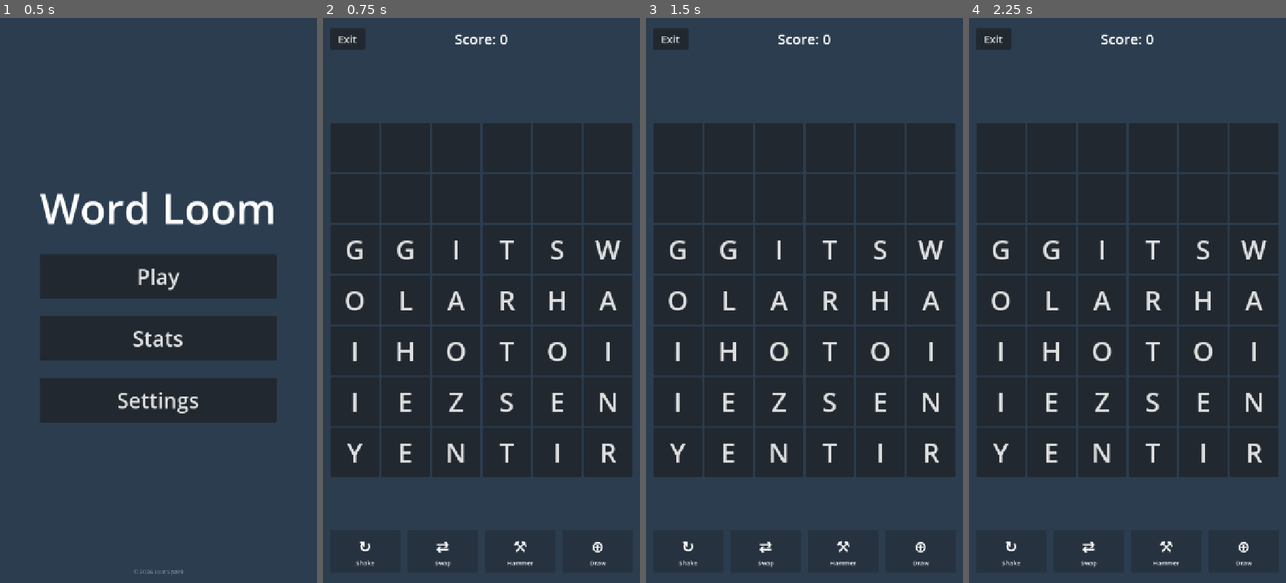
Above: before the commit, frames 1-4 (left to right).
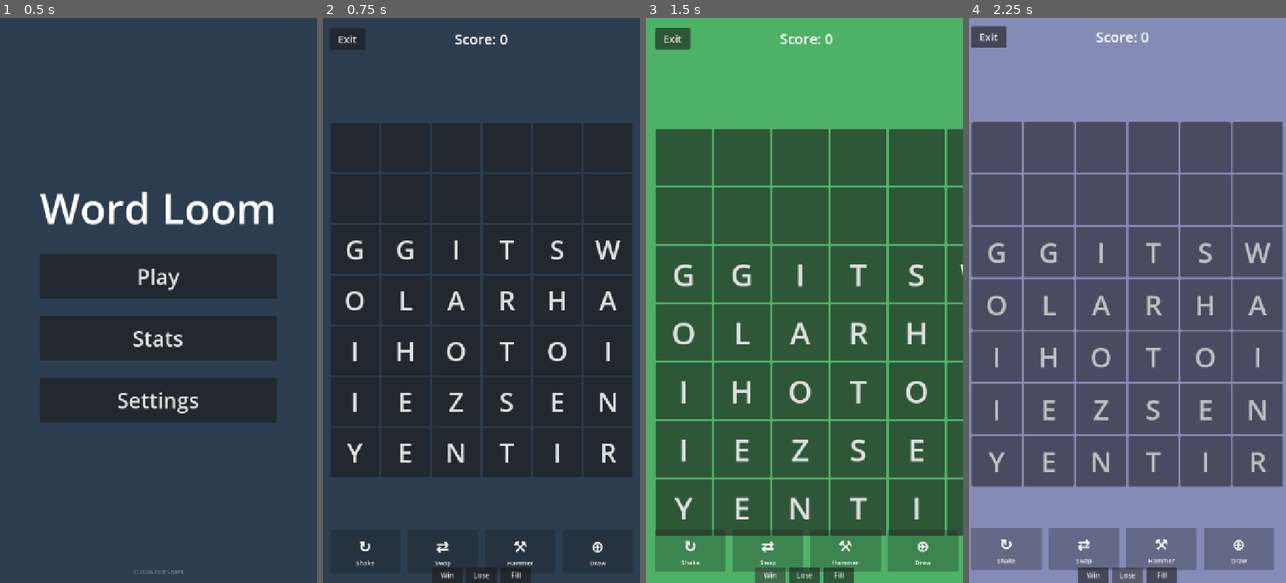
Above: after the commit, the same moments.

Repository: lux-sp4rk/wrdfall
Game: Godot game, scene res://scenes/Home.tscn
The game is run twice, just before and just after one commit, with the same random seed, the same clock (stepped at 60 frames per second) and the same inputs.
Inputs (mouse positions are in pixels of both pictures, inside the frame that each line leads up to):
- Up to frame 1 (0.5 s): no input
- Up to frame 2 (0.75 s): click "Play" at 0.5 s
- Up to frame 3 (1.5 s): click (769, 577) at 1.25 s, where only the run after the commit has a clickable "Win"
- Up to frame 4 (2.25 s): click (1127, 577) at 2 s, where only the run after the commit has a clickable "Lose"

Frame 1 is identical in both runs. In frame 2, 0.6% of the frame differs, in the area x 34-66%, y 97-100%; in frame 3, 99%; in frame 4, 99%, in the area x 0-100%, y 0-100%.

Commit message:
fix: use scene reload for restart to prevent zoomed-in grid on iPad
Replace manual state reset with get_tree().reload_current_scene()
for both retry and language switch. Eliminates layout corruption
caused by animations fighting the container layout system.

Also adds dev-only toolbar (Win/Lose/Fill) for faster testing.

Co-Authored-By: Claude Opus 4.6 <noreply@anthropic.com>

Diff:
--- a/godot/scripts/LoomDrop.gd
+++ b/godot/scripts/LoomDrop.gd
@@ -100,13 +100,50 @@
 	grid_center.resized.connect(_resize_grid)
 	call_deferred("_resize_grid")
 
+	# Dev toolbar (debug builds only)
+	if OS.is_debug_build():
+		_setup_dev_toolbar()
+
+func _setup_dev_toolbar() -> void:
+	var bar := HBoxContainer.new()
+	bar.name = "DevToolbar"
+	bar.set_anchors_preset(Control.PRESET_BOTTOM_WIDE)
+	bar.offset_top = -36
+	bar.alignment = BoxContainer.ALIGNMENT_CENTER
+	bar.add_theme_constant_override("separation", 8)
+	add_child(bar)
+
+	var win_btn := Button.new()
+	win_btn.text = "Win"
+	win_btn.custom_minimum_size = Vector2(70, 32)
+	win_btn.pressed.connect(_trigger_win)
+	bar.add_child(win_btn)
+
+	var lose_btn := Button.new()
+	lose_btn.text = "Lose"
+	lose_btn.custom_minimum_size = Vector2(70, 32)
+	lose_btn.pressed.connect(_trigger_game_over)
+	bar.add_child(lose_btn)
+
+	var fill_btn := Button.new()
+	fill_btn.text = "Fill"
+	fill_btn.custom_minimum_size = Vector2(70, 32)
+	fill_btn.pressed.connect(_debug_fill_grid)
+	bar.add_child(fill_btn)
+
+func _debug_fill_grid() -> void:
+	for row in range(ROWS):
+		for col in range(COLS):
+			if grid[row][col] == "":
+				grid[row][col] = _random_letter()
+	_update_grid_display()
+
 func _on_home_pressed() -> void:
 	get_tree().change_scene_to_file("res://scenes/Home.tscn")
 
 
 func _on_retry_pressed() -> void:
-	# Restart the game
-	_restart_game()
+	get_tree().reload_current_scene()
 
 
 func _on_quit_pressed() -> void:
@@ -114,39 +151,8 @@
 
 
 func _restart_with_language(code: String) -> void:
-	lang_config = LanguageConfig.get_config(code)
-	dictionary.reload(lang_config.wordlist_path, lang_config.extra_alpha)
-	_build_weighted_bag()
-
-	# Reset game state
-	score = 0
-	game_over = false
-	is_selecting = false
-	is_hammer_targeting = false
-	is_swap_targeting = false
-	swap_first_cell = Vector2i(-1, -1)
-	selected_path.clear()
-	_clear_rescue()
-
-	# Update UI labels
-	_set_button_content(shake_button, ICON_SHAKE, lang_config.ui_strings["shake"])
-	_set_button_content(hammer_button, ICON_HAMMER, lang_config.ui_strings["hammer"])
-	_set_button_content(swap_button, ICON_SWAP, lang_config.ui_strings["swap"])
-	_set_button_content(draw_more_button, ICON_DRAW_MORE, lang_config.ui_strings["draw_more"])
-	word_label.text = ""
-
-	_initialize_grid()
-	call_deferred("_resize_grid")
-	_update_score_display()
-	_update_shake_button()
-	_update_hammer_button()
-	_update_swap_button()
-	_update_draw_more_button()
-
-	# Restart the drop timer
-	if drop_timer:
-		drop_timer.stop()
-		drop_timer.start()
+	GameSettings.current_language = code
+	get_tree().reload_current_scene()
 
 
 func _build_weighted_bag() -> void:
@@ -1240,44 +1246,3 @@
 	game_over_modal.show()
 	var fade_tween := create_tween()
 	fade_tween.tween_property(game_over_modal, "modulate:a", 1.0, 0.3)
-
-
-func _restart_game() -> void:
-	# Hide modal
-	game_over_modal.hide()
-
-	# Reset game state
-	score = 0
-	game_over = false
-	is_selecting = false
-	is_hammer_targeting = false
-	is_swap_targeting = false
-	swap_first_cell = Vector2i(-1, -1)
-	selected_path.clear()
-	_clear_rescue()
-
-	# Reset visual state
-	background.color = Color(0.17, 0.24, 0.31)  # Original slate color
-	margin_container.position = Vector2.ZERO
-	grid_center.position = Vector2.ZERO
-	grid_center.scale = Vector2.ONE
-	grid_center.modulate.a = 1.0
-	word_label.text = ""
-	word_label.modulate.a = 1.0
-
-	# Reinitialize grid
-	_initialize_grid()
-	call_deferred("_resize_grid")
-	_update_score_display()
-	_update_shake_button()
-	_update_hammer_button()
-	_update_swap_button()
-	_update_draw_more_button()
-
-	# Start tracking new session
-	StatsManager.start_session()
-
-	# Restart drop timer
-	if drop_timer:
-		drop_timer.stop()
-		drop_timer.start()
